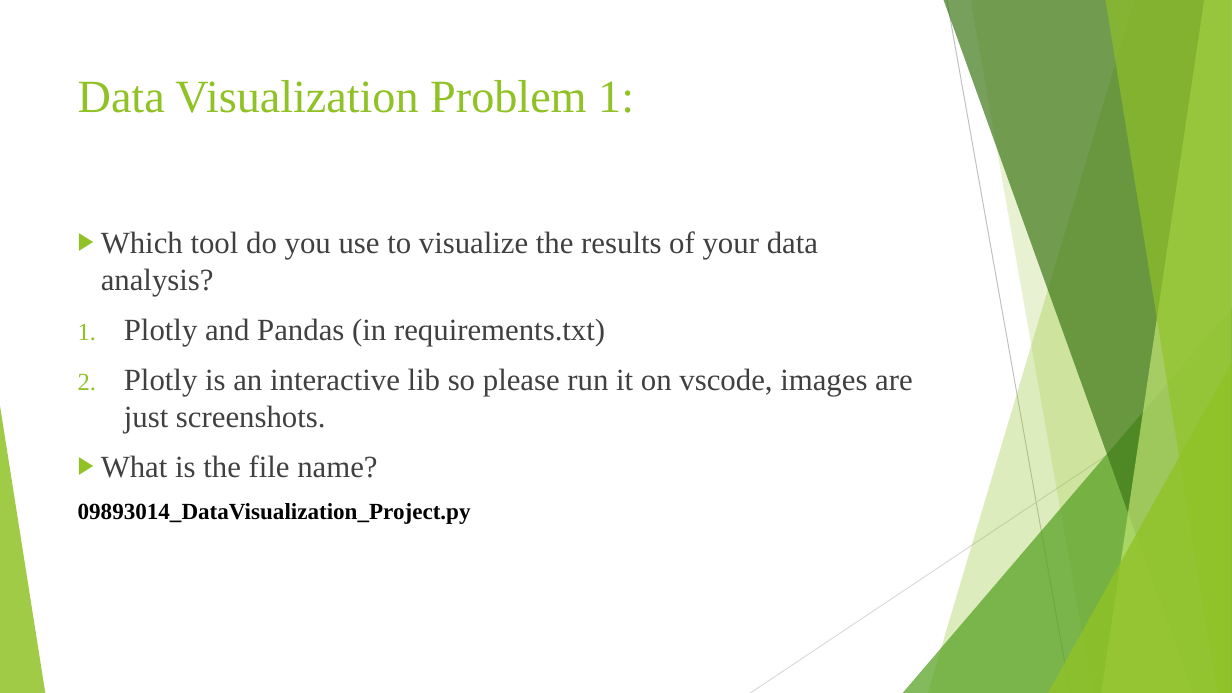
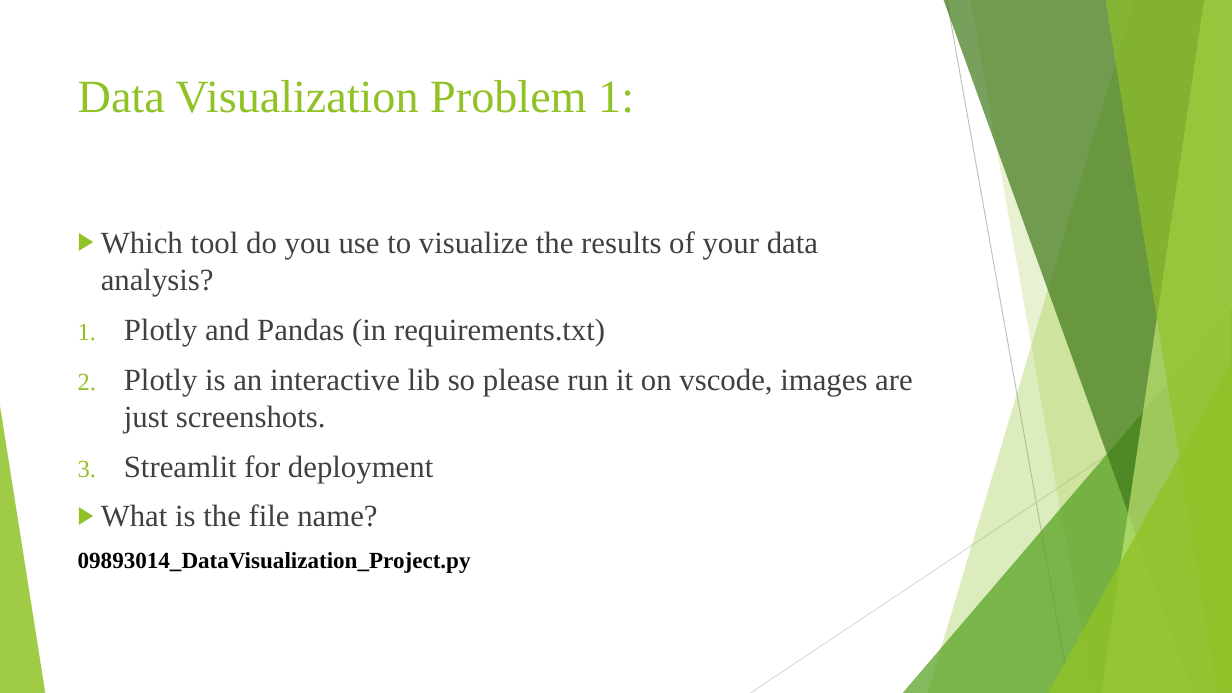
Before and after one commit to aianis/carbon-emissons-visualizer, a slide deck: slide 3 of Files/09893014_DataVisualization_Project.pptx. Drawn at 1232x693 pixels with LibreOffice and Linux fonts; fonts in the diff are those of the drawing. Boxes give left, top, right and bottom in pixels: in the first picture for what was removed or moved away, otherwise in the second. Text is boxed around its words. In the diff, an @@ line names an element or a change of style, - is before the commit and + after.

Commit message:
deployment fix

```diff
--- a/Files/09893014_DataVisualization_Project.pptx
+++ b/Files/09893014_DataVisualization_Project.pptx
@@ text at [124, 455, 433, 483]: paragraph added @@
+    3. Streamlit for deployment
```
Also in this commit, not shown: 5 other slides changed, 1 slide added, 2 slides removed, 1 other file.
